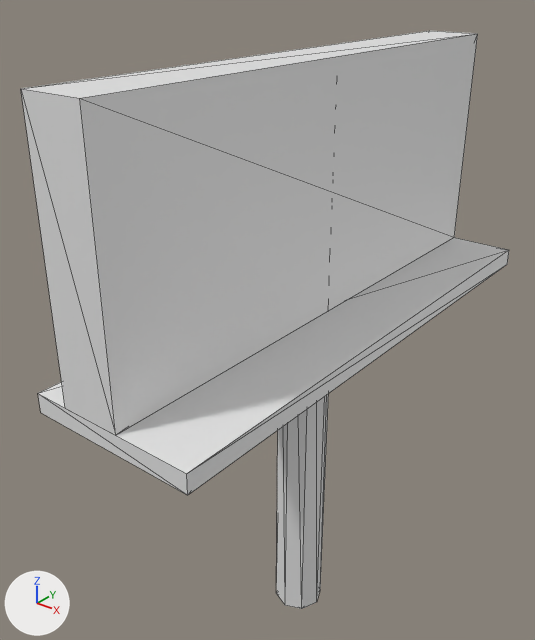
Before and after pictures for a commit that changed the glTF model models/billboard.glb.
The view is the same before and after, from a 50 mm lens placed at (21.6, -30.4, 27.5), pointed at (-2.1, -0.7, 9.1). The lights are fixed; the arrows at lower left show +X, +Y and +Z. Mesh edges are drawn as thin lines. Vertices at the same position are counted once.
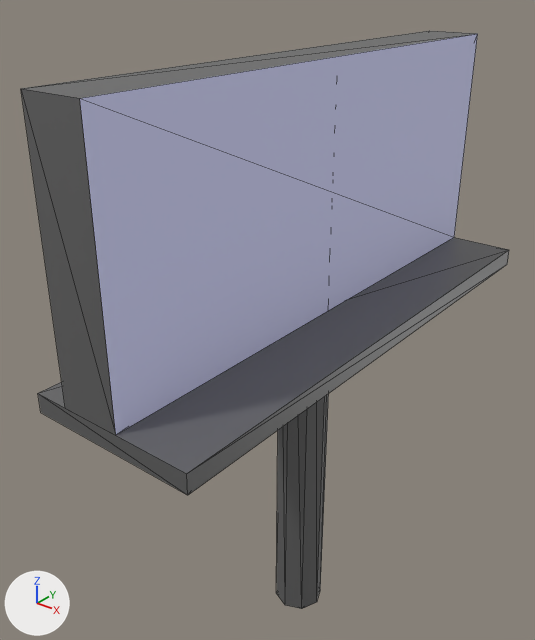
Location of each change, [x1, y1, x2, y2] in pixels of the pictures (535 x 640 px):
'Cube.001', recoloured
    both: [38, 237, 509, 495]
'Cylinder', recoloured
    both: [276, 394, 328, 609]
part 1 of me_cube_001, recoloured
    both: [21, 31, 478, 435]
part 2 of me_cube_001, recoloured
    both: [80, 34, 478, 435]

The change in detail:
Material 'Metal' (mat_metal) is new.
Its base color is (0.208, 0.208, 0.208) (grey #7e7e7e).
Its metallic is 0.617.
Its roughness is 0.491.
Material 'Billboard' (mat_billboard) is new.
Its base color is (0.68, 0.695, 1.0) (white #d7d9ff).
Its roughness is 0.659.
me_cylinder has 16 vertices, 28 faces and spans x -1.5..1.5, y -1.5..1.5, z -11.0..23.0.
me_cylinder now uses material mat_metal (grey #7e7e7e).
me_cube_001 has 8 vertices, 12 faces and spans x -1.6..1.6, y -15.0..15.0, z -6.5..6.5.
me_cube_001 is used by ob_cube; location (0.0, 0.0, 17.0).
me_cube_001 part 1: 8 faces spanning x -1.6..1.6, y -15.0..15.0, z -6.5..6.5 switch from no material to mat_metal (grey #7e7e7e).
me_cube_001 part 2: 4 faces spanning x -1.6..1.6, y -15.0..15.0, z -6.5..6.5 switch from no material to mat_billboard (white #d7d9ff).
me_cube_002 has 8 vertices, 12 faces and spans x -3.5..5.5, y -15.0..15.0, z -0.5..0.5.
me_cube_002 now uses material mat_metal (grey #7e7e7e).
